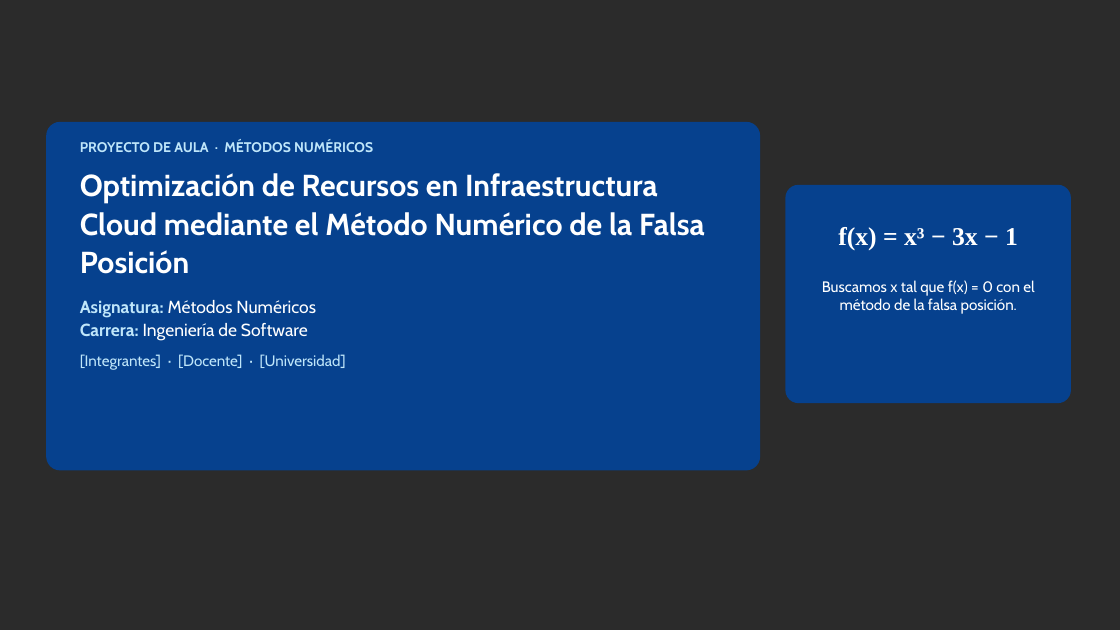
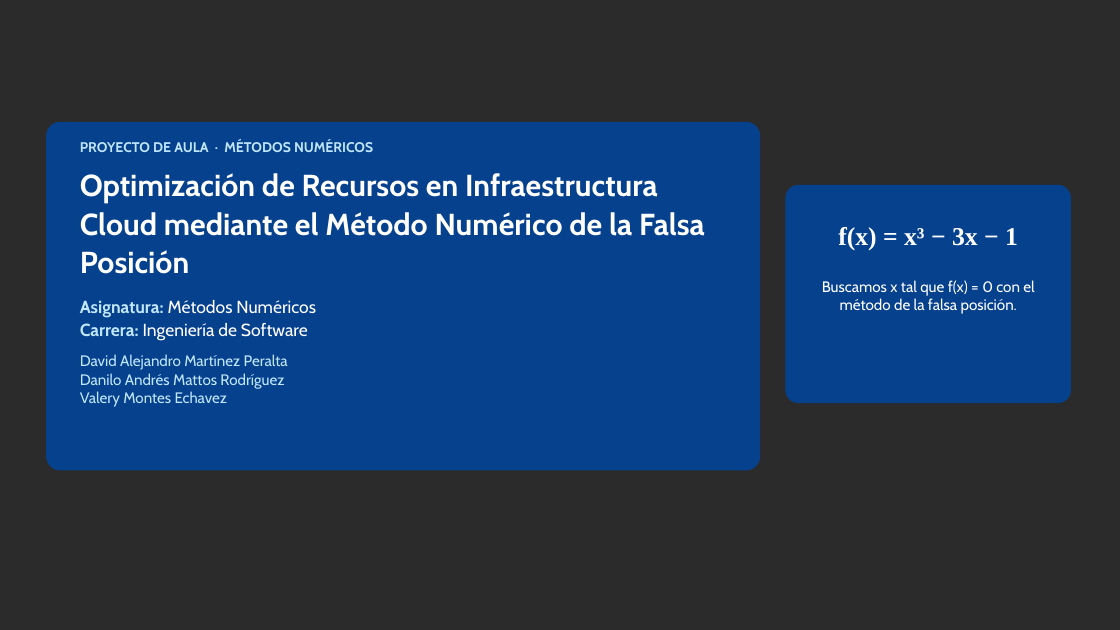
Before and after one commit to val020-creator/Project-False_position_method, a slide deck: slide 1 of Presentación_Metodo_Falsa_Posicion.pptx. Drawn at 1120x630 pixels with LibreOffice and Linux fonts; fonts in the diff are those of the drawing; background and template pictures are left out; a plain dark background stands for a picture behind light text. Boxes give left, top, right and bottom in pixels: in the first picture for what was removed or moved away, otherwise in the second. Text is boxed around its words. In the diff, an @@ line names an element or a change of style, - is before the commit and + after.

```diff
--- a/Presentación_Metodo_Falsa_Posicion.pptx
+++ b/Presentación_Metodo_Falsa_Posicion.pptx
@@ text at <box>80,354,288,407</box>: text changed @@
-[Integrantes] · [Docente] · [Universidad]
+David Alejandro Martínez Peralta
+Danilo Andrés Mattos Rodríguez
+Valery Montes Echavez
```
Also in this commit, not shown: 1 other slide changed.
